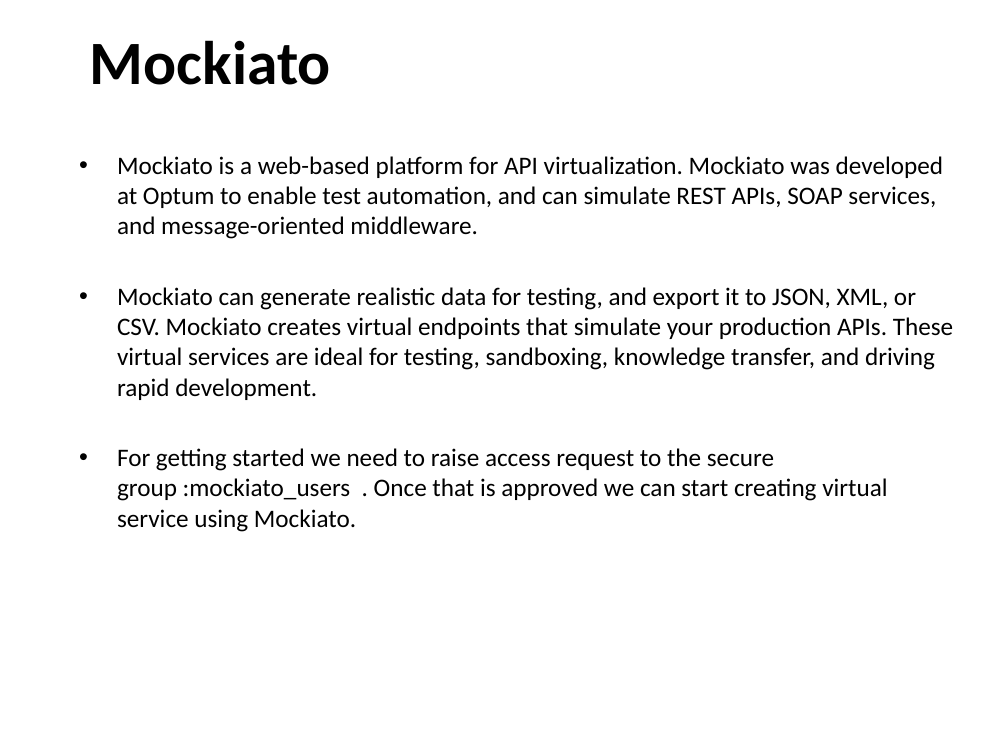
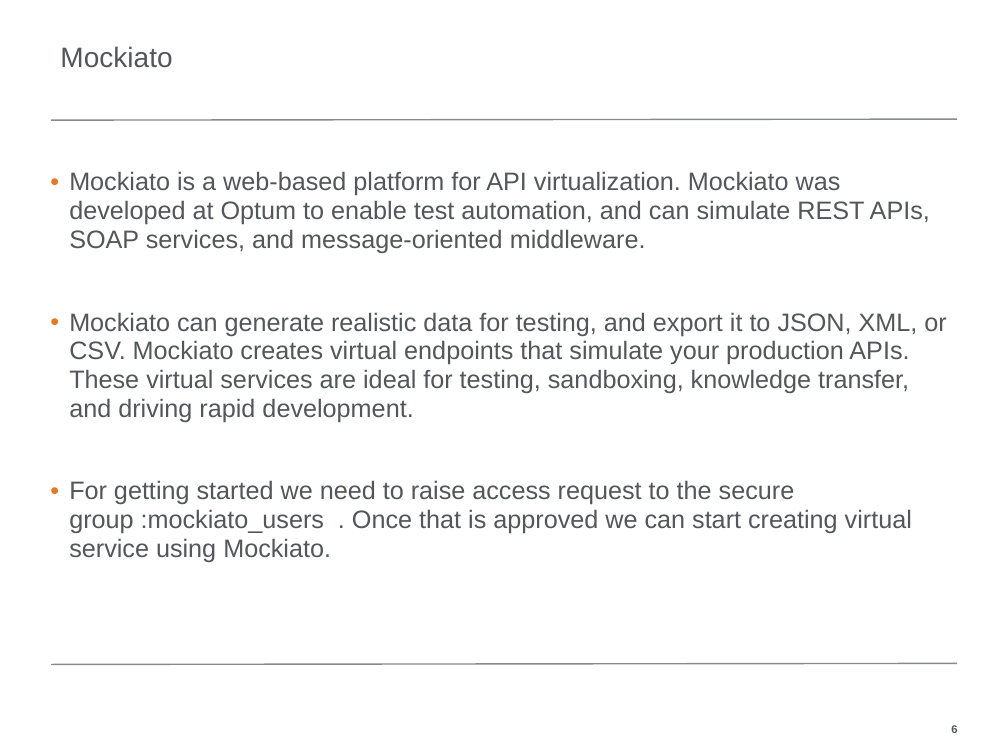
Before and after one commit to cginmn/COSA, a slide deck: slide 6 of 2019-05-15/MockiatoPPT.pptx. Drawn at 1008x756 pixels with LibreOffice and Linux fonts; fonts in the diff are those of the drawing; background and template pictures are left out. Boxes give left, top, right and bottom in pixels: in the first picture for what was removed or moved away, otherwise in the second. Text is boxed around its words. In the diff, an @@ line names an element or a change of style, - is before the commit and + after.

```diff
--- a/2019-05-15/MockiatoPPT.pptx
+++ b/2019-05-15/MockiatoPPT.pptx
@@ title "Mockiato": place and size @@
-title "Mockiato" at bbox=[90, 40, 331, 85]
+title "Mockiato" at bbox=[60, 46, 172, 68]
@@ title "Mockiato" at bbox=[60, 46, 172, 68]: size 44 to 20 pt, font Calibri to Arial, text colour #000000 to #53565A, bold off; indent changed; line spacing 24pt to 0.9; less space between paragraphs; vertical alignment middle to bottom @@
@@ line added from (51, 120) to (957, 119), #888B8D 1 pt @@
@@ text "Mockiato is a web-based platform ...": place and size @@
-text "Mockiato is a web-based platform ..." at bbox=[117, 156, 953, 532]
+text "Mockiato is a web-based platform ..." at bbox=[69, 171, 946, 562]
@@ text "Mockiato is a web-based platform ..." at bbox=[69, 171, 946, 562]: font Calibri to Arial, text colour #000000 to #53565A; indent changed; line spacing 1 to 0.95; more space between paragraphs @@
@@ line added from (51, 664) to (957, 663), #888B8D 1 pt @@
@@ page number: place and size @@
-page number at bbox=[49, 718, 91, 742]
+page number at bbox=[951, 724, 957, 735]
@@ page number at bbox=[951, 724, 957, 735]: font Calibri to Arial, text colour #FFFFFF to #53565A, bold on; alignment left to right; vertical alignment top to middle @@
```
Also in this commit, not shown: 11 other slides changed, 2 slides removed, 2 other files.
